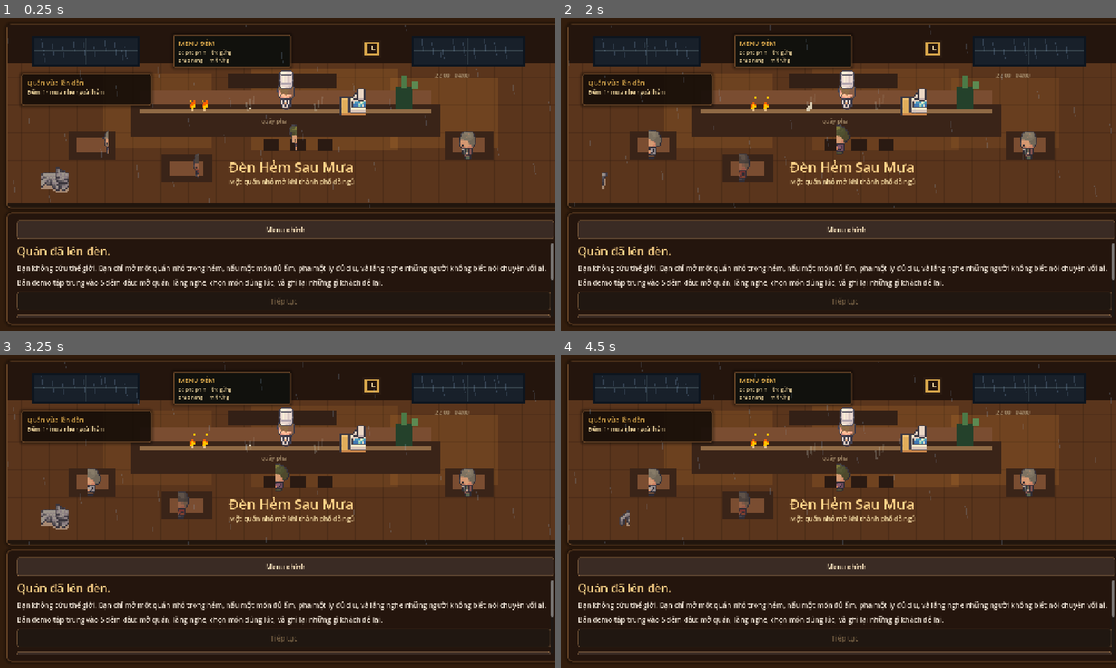
Above: before the commit, frames 1-4 (two rows, left to right).
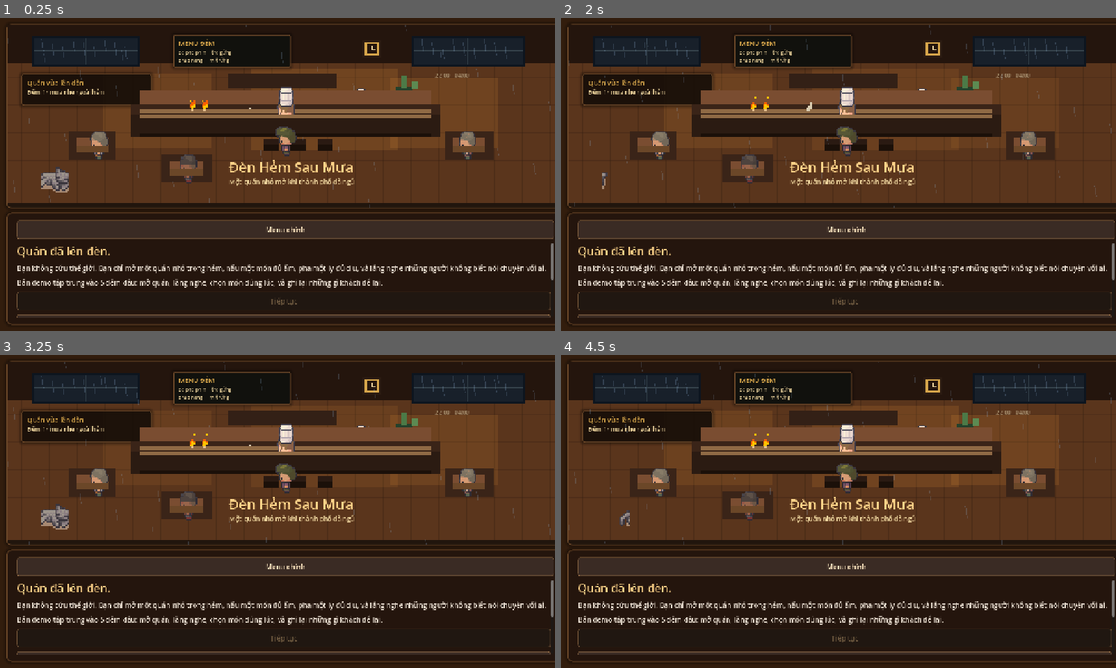
Above: after the commit, the same moments.

Repository: xanhxanh3011-wq/Valley_After_Rain
Game: Godot game, scene res://scenes/main/NightCafeGame.tscn
Two runs of this game, one before a commit and one after it. Both use one fixed random seed, a clock stepped at 60 frames per second and the inputs below.
Inputs:
- Up to frame 1 (0.25 s): no input
- Up to frame 2 (2 s): click "Chơi mới" at 0.5 s; click "Menu chính" at 1.25 s
- Up to frame 3 (3.25 s): hold D (move_right) 2.03-2.78 s; hold S (move_down) from 2.78 s (still down)
- Up to frame 4 (4.5 s): release S (move_down) at 3.53 s; hold D (move_right) 3.53-4.28 s; hold W (move_up) from 4.28 s (still down)

The runs differ from the first frame. In frame 1, 2.9% of the frame differs, in the area x 16-86%, y 16-53%; in frame 2, 2.9%; in frame 3, 2.9%; in frame 4, 2.9%, in the area x 15-86%, y 16-53%.

Commit message:
fix: polish LimeZu seating and layering

Diff:
--- a/scripts/game/night_cafe_game.gd
+++ b/scripts/game/night_cafe_game.gd
@@ -23,6 +23,7 @@
 var lamp_glows: Array[ColorRect] = []
 var scene_time := 0.0
 var walking_customer: CharacterSpriteController
+var walking_customer_state := "idle"
 var walking_path: Array[Vector2] = []
 var walking_target_index := 0
 var screen_history: Array[String] = []
@@ -582,6 +583,7 @@
 	steam_lines.clear()
 	lamp_glows.clear()
 	walking_customer = null
+	walking_customer_state = "idle"
 	walking_path.clear()
 	walking_target_index = 0
 
@@ -602,7 +604,7 @@
 
 	_add_counter_and_props()
 	_add_tables_and_seats()
-	_add_character_sprite("player", Vector2(640, 196), "brew_idle", Color("#fff3dc"))
+	_add_character_sprite("player", Vector2(640, 236), "idle_down", Color("#fff3dc"))
 
 	var active_customer := customer_id
 	if active_customer != "ban_hoa":
@@ -616,6 +618,8 @@
 	elif mode in ["menu", "prep", "closing", "notebook", "recipes", "ending"]:
 		_add_customer_in_scene("tai_xe", Vector2(610, 238), false)
 
+	_add_counter_front_overlay()
+	_add_table_front_overlays()
 	_add_animated_prop(AssetCatalog.MODERN_ANIMATED_DIR + "animated_cat_32x32.png", Vector2(110, 390), 12, 2.0, 4.0, Color("#ffe8c2"))
 	_add_steam(Vector2(548, 180))
 	_add_steam(Vector2(705, 182))
@@ -686,9 +690,9 @@
 	_add_scene_rect(pos + Vector2(21, 22), Vector2(9, 2), Color("#f1d8a0"))
 
 func _add_counter_and_props() -> void:
-	_add_scene_rect(Vector2(304, 150), Vector2(672, 32), Color("#7a4d31"))
-	_add_scene_rect(Vector2(284, 182), Vector2(712, 74), Color("#3a2418"))
-	_add_scene_rect(Vector2(304, 194), Vector2(672, 10), Color("#8f6a45"))
+	_add_scene_rect(Vector2(304, 150), Vector2(672, 32), Color("#7a4d31"), 20)
+	_add_scene_rect(Vector2(284, 182), Vector2(712, 74), Color("#3a2418"), 20)
+	_add_scene_rect(Vector2(304, 194), Vector2(672, 10), Color("#8f6a45"), 20)
 	_add_scene_rect(Vector2(508, 112), Vector2(250, 34), Color("#332016"))
 	_add_animated_prop(AssetCatalog.MODERN_ANIMATED_DIR + "animated_coffee_32x32.png", Vector2(552, 198), 6, 2.0, 4.0, Color("#fff0d0"))
 	_add_animated_prop(AssetCatalog.MODERN_ANIMATED_DIR + "animated_kitchen_pan_with_omelette_32x32.png", Vector2(712, 198), 8, 2.0, 5.0, Color("#fff0d0"))
@@ -699,6 +703,11 @@
 	_add_scene_rect(Vector2(930, 130), Vector2(14, 18), Color("#5c8a52"))
 	_add_scene_label("quầy pha", Vector2(584, 210), Vector2(120, 22), Color("#9d8464"), 13)
 
+func _add_counter_front_overlay() -> void:
+	_add_scene_rect(Vector2(284, 206), Vector2(712, 50), Color("#2b1b12"), 260)
+	_add_scene_rect(Vector2(304, 206), Vector2(672, 8), Color("#8f6a45"), 261)
+	_add_scene_rect(Vector2(304, 250), Vector2(672, 6), Color("#1b1009"), 261)
+
 func _add_tables_and_seats() -> void:
 	_add_scene_rect(Vector2(142, 244), Vector2(108, 66), Color("#3a2418"))
 	_add_scene_rect(Vector2(158, 260), Vector2(76, 34), Color("#7a4d31"))
@@ -709,11 +718,19 @@
 	for pos in [Vector2(590, 262), Vector2(652, 262), Vector2(714, 262)]:
 		_add_scene_rect(pos, Vector2(34, 28), Color("#2a1a12"))
 
+func _add_table_front_overlays() -> void:
+	_add_scene_rect(Vector2(158, 278), Vector2(76, 16), Color("#6b4728"), 340)
+	_add_scene_rect(Vector2(1024, 278), Vector2(76, 16), Color("#6b4728"), 340)
+	_add_scene_rect(Vector2(374, 330), Vector2(78, 16), Color("#6b4728"), 380)
+	for pos in [Vector2(590, 274), Vector2(652, 274), Vector2(714, 274)]:
+		_add_scene_rect(pos, Vector2(34, 16), Color("#1b1009"), 340)
+
 func _add_customer_in_scene(customer_id: String, pos: Vector2, active := false) -> void:
 	if active:
 		_add_warm_light(pos - Vector2(18, 18), Vector2(104, 104), 0.16)
 		_add_scene_label("...", pos + Vector2(26, -18), Vector2(48, 20), Color("#f1d8a0"), 15)
-	_add_character_sprite(customer_id, pos + Vector2(32, 64), "seated_idle", Color("#ffffff") if active else Color("#d5c2a6"))
+	var customer := _add_character_sprite(customer_id, pos + Vector2(32, 64), "idle_down", Color("#ffffff") if active else Color("#d5c2a6"))
+	customer.sit_down()
 
 func _add_customer_walk_in_scene(customer_id: String, seat_pos: Vector2) -> void:
 	_add_warm_light(seat_pos - Vector2(18, 18), Vector2(104, 104), 0.16)
@@ -723,14 +740,15 @@
 	var seat_foot := seat_pos + Vector2(32, 64)
 	walking_customer = _add_character_sprite(customer_id, spawn, "walk_left", Color("#ffffff"))
 	walking_customer.set_animation_state("walk", "left")
+	walking_customer_state = "walking_to_seat"
 	walking_path = [approach, seat_foot]
 	walking_target_index = 0
 
 func _update_customer_walk(delta: float) -> void:
-	if walking_customer == null or walking_path.is_empty():
+	if walking_customer == null or walking_path.is_empty() or walking_customer_state == "seated_idle":
 		return
 	if walking_target_index >= walking_path.size():
-		walking_customer.face_down_or_seated()
+		_seat_walking_customer()
 		return
 	var target: Vector2 = walking_path[walking_target_index]
 	var to_target: Vector2 = target - walking_customer.position
@@ -738,12 +756,21 @@
 		walking_customer.position = target.floor()
 		walking_target_index += 1
 		if walking_target_index >= walking_path.size():
-			walking_customer.face_down_or_seated()
+			_seat_walking_customer()
 		return
 	var direction := "right" if to_target.x > 0.0 else "left"
 	walking_customer.set_animation_state("walk", direction)
 	walking_customer.position += to_target.normalized() * 82.0 * delta
 	walking_customer.position = walking_customer.position.floor()
+	walking_customer.z_index = int(walking_customer.position.y)
+
+func _seat_walking_customer() -> void:
+	if walking_customer == null:
+		return
+	walking_customer_state = "seated_idle"
+	walking_customer.velocity = Vector2.ZERO
+	walking_customer.flip_h = false
+	walking_customer.sit_down()
 	walking_customer.z_index = int(walking_customer.position.y)
 
 func _add_steam(origin: Vector2) -> void:
@@ -813,11 +840,12 @@
 		_:
 			return "Góc quán lúc nửa đêm"
 
-func _add_scene_rect(pos: Vector2, rect_size: Vector2, color: Color) -> ColorRect:
+func _add_scene_rect(pos: Vector2, rect_size: Vector2, color: Color, z := 0) -> ColorRect:
 	var rect := ColorRect.new()
 	rect.color = color
 	rect.position = pos
 	rect.size = rect_size
+	rect.z_index = z
 	scene_layer.add_child(rect)
 	return rect
 
--- a/scripts/visual/character_sprite_controller.gd
+++ b/scripts/visual/character_sprite_controller.gd
@@ -12,6 +12,8 @@
 var frame_width := 16
 var frame_height := 32
 var last_direction := "down"
+var state := "idle"
+var velocity := Vector2.ZERO
 
 func configure(id: String, config: Dictionary, requested_animation := "") -> void:
 	character_id = id
@@ -35,9 +37,11 @@
 func play_named(animation_name: String) -> void:
 	if animation_name == "walk_right":
 		flip_h = true
+		state = "walk"
 		_play_if_exists("walk_left")
 		return
 	flip_h = false
+	state = "walk" if animation_name.begins_with("walk") else "idle"
 	_play_if_exists(animation_name)
 
 func set_animation_state(state: String, direction: String) -> void:
@@ -52,11 +56,14 @@
 	else:
 		play_named("idle_%s" % direction)
 
+func sit_down() -> void:
+	state = "seated_idle"
+	last_direction = "down"
+	flip_h = false
+	_play_if_exists("idle_down")
+
 func face_down_or_seated() -> void:
-	if sprite_frames != null and sprite_frames.has_animation("seated_idle"):
-		play_named("seated_idle")
-	else:
-		play_named("idle_down")
+	sit_down()
 
 func _play_if_exists(animation_name: String) -> void:
 	if sprite_frames == null:
@@ -76,7 +83,7 @@
 		_add_walk_left(frames, full_texture, config)
 
 	var sit_texture := _load_texture(str(config.get("sit_sheet", "")))
-	if sit_texture != null:
+	if sit_texture != null and bool(config.get("use_seated_pose", false)):
 		_add_seated_idle(frames, sit_texture)
 	elif frames.has_animation("idle_down"):
 		frames.add_animation("seated_idle")
Not shown, changed: docs/ASSET_PIPELINE_AUDIT.md
